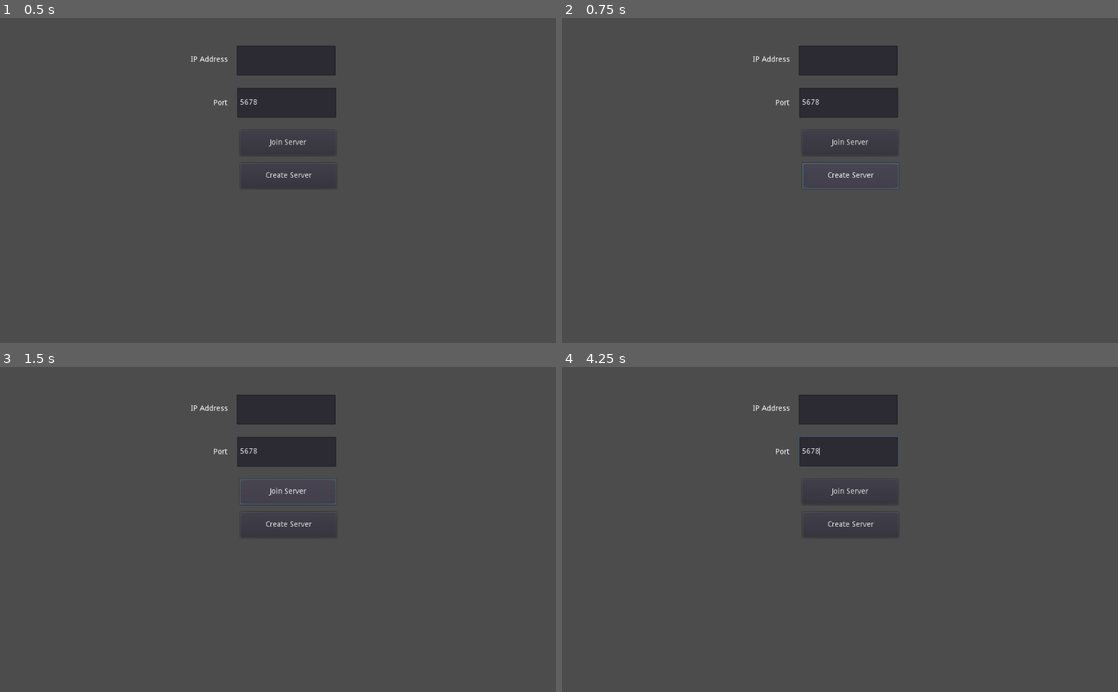
Above: before the commit, frames 1-4 (two rows, left to right).
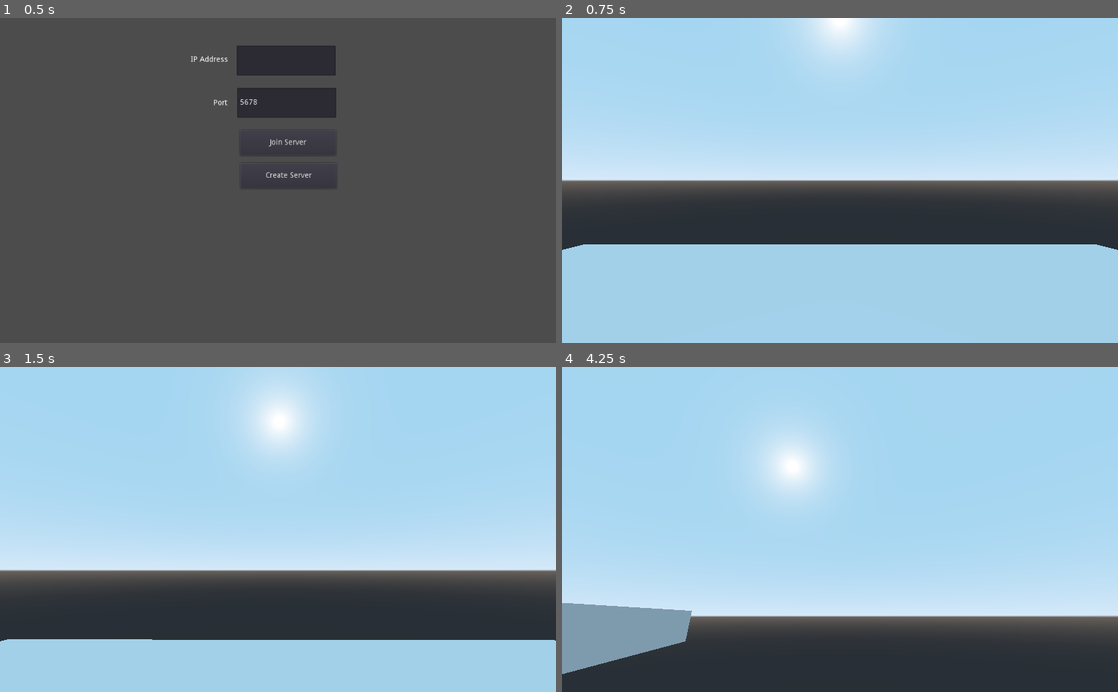
Above: after the commit, the same moments.

Repository: Hazematman/GodotFPS
Game: Godot game, scene res://scenes/MainMenu.tscn
Two runs of this game, one before a commit and one after it. Both use one fixed random seed, a clock stepped at 60 frames per second and the inputs below.
Inputs (mouse positions are in pixels of both pictures, inside the frame that each line leads up to):
- Up to frame 1 (0.5 s): no input
- Up to frame 2 (0.75 s): click "Create Server" at 0.5 s
- Up to frame 3 (1.5 s): click (289, 490) at 1.25 s, where only the run before the commit has a clickable "Join Server"
- Up to frame 4 (4.25 s): move the mouse to (962, 513) at 2.02 s; press the mouse at (962, 513) at 2.03 s; hold D (move_right) 2.03-2.78 s; tap Shift (run) at 2.3, 2.85, 3.8 s; move the mouse to (728, 545) at 2.77 s; release the mouse at (728, 545) at 2.78 s; hold S (move_backward) 2.78-3.53 s; click (728, 545) at 3.05 s; move the mouse to (895, 458) at 3.52 s; press the mouse at (895, 458) at 3.53 s; hold D (move_right) from 3.53 s (still down)

Frame 1 is identical in both runs. In frame 2, 95% of the frame differs, in the area x 0-100%, y 0-100%; in frame 3, 94%; in frame 4, 95%.

Commit message:
Update networking script to spawn other player

Diff:
--- a/scenes/MainMenu.tscn
+++ b/scenes/MainMenu.tscn
@@ -2,6 +2,6 @@
 
 [ext_resource path="res://scenes/Lobby.tscn" type="PackedScene" id=1]
 
-[node name="Node2D" type="Node2D"]
+[node name="MainMenu" type="Node2D"]
 
-[node name="Node2D" parent="." instance=ExtResource( 1 )]
+[node name="Lobby" parent="." instance=ExtResource( 1 )]
--- a/scenes/Player.tscn
+++ b/scenes/Player.tscn
@@ -1,8 +1,10 @@
-[gd_scene load_steps=3 format=2]
+[gd_scene load_steps=4 format=2]
 
 [ext_resource path="res://scripts/Player.gd" type="Script" id=1]
 
 [sub_resource type="CapsuleShape" id=1]
+
+[sub_resource type="CapsuleMesh" id=2]
 
 [node name="player" type="KinematicBody"]
 transform = Transform( 1, 0, 0, 0, 1, 0, 0, 0, 1, 0, 1.5, 0 )
@@ -13,4 +15,9 @@
 shape = SubResource( 1 )
 
 [node name="camera" type="Camera" parent="."]
-transform = Transform( 1, 0, 0, 0, 1, 0, 0, 0, 1, 0, 1, 0 )
+transform = Transform( 1, 0, 0, 0, 1, 0, 0, 0, 1, 0, 1, -0.929537 )
+
+[node name="MeshInstance" type="MeshInstance" parent="."]
+transform = Transform( 1, 0, 0, 0, -4.37114e-08, -1, 0, 1, -4.37114e-08, 0, 0, 0 )
+mesh = SubResource( 2 )
+material/0 = null
--- a/scenes/Spatial.tscn
+++ b/scenes/Spatial.tscn
@@ -1,15 +1,10 @@
-[gd_scene load_steps=4 format=2]
-
-[ext_resource path="res://scenes/Player.tscn" type="PackedScene" id=1]
+[gd_scene load_steps=3 format=2]
 
 [sub_resource type="CubeMesh" id=1]
 
 [sub_resource type="BoxShape" id=2]
 
 [node name="Spatial" type="Spatial"]
-
-[node name="Player" parent="." instance=ExtResource( 1 )]
-transform = Transform( 1, 0, 0, 0, 1, 0, 0, 0, 1, 0, 2.5, 0 )
 
 [node name="StaticBody" type="StaticBody" parent="."]
 transform = Transform( 10, 0, 0, 0, 1, 0, 0, 0, 10, 0, 0, 0 )
--- a/scripts/Networking.gd
+++ b/scripts/Networking.gd
@@ -7,6 +7,7 @@
 var connected : bool = false
 
 var players = {}
+var world : Node = null
 
 # Called when the node enters the scene tree for the first time.
 func _ready():
@@ -25,14 +26,34 @@
 	if get_tree().has_network_peer():
 		get_tree().network_peer = null
 
-func create_server(port : int, players : int = 4) -> void:
+func add_player(id : int) -> void:
+	if world == null:
+		set_gameworld(get_tree().get_network_unique_id())
+
+	var me : Node = load("res://scenes/Player.tscn").instance()
+	me.name = str(id)
+	me.set_network_master(id)
+	world.add_child(me)
+
+func set_gameworld(id : int) -> void:
+	if world == null:
+		# Load game world and switch to it
+		world = load("res://scenes/Spatial.tscn").instance()
+		get_tree().get_root().add_child(world)
+		get_tree().get_root().get_node("MainMenu").hide()
+
+func create_server(port : int, maximumPlayers : int = 4) -> void:
 	currentIP = "localhost"
 	currentPort = port
-	maxPlayers = players
+	maxPlayers = maximumPlayers
 	print("Creating Server at %d" % currentPort)
 	var peer = NetworkedMultiplayerENet.new()
 	peer.create_server(currentPort, maxPlayers)
 	get_tree().network_peer = peer
+
+	connected = true
+	set_gameworld(get_tree().get_network_unique_id())
+	add_player(get_tree().get_network_unique_id())
 
 func join_server(ip : String, port : int) -> void:
 	currentIP = ip
@@ -44,6 +65,9 @@
 
 func _connected_to_server() -> void:
 	connected = true
+	print("Connected")
+	set_gameworld(get_tree().get_network_unique_id())
+	add_player(get_tree().get_network_unique_id())
 
 func _connection_failed() -> void:
 	reset_network_connection()
@@ -51,11 +75,12 @@
 func _server_disconnected() -> void:
 	reset_network_connection()
 
-func _player_connected(id) -> void:
+func _player_connected(id : int) -> void:
 	print("Player %d has connected" % id)
+	add_player(id)
 
-func _player_disconnected(id) -> void:
-	pass
+func _player_disconnected(id : int) -> void:
+	players.erase(id)
 
 func instance_node_at_location(node: Object, parent: Object, location: Vector2) -> Object:
 	var node_instance = instance_node(node, parent)
--- a/scripts/Player.gd
+++ b/scripts/Player.gd
@@ -11,60 +11,81 @@
 var sprintFactor : float = 2.0
 var velocity : Vector3 = Vector3()
 
-onready var camera = $camera
+puppet var puppetPosition = Vector3()
+puppet var puppetVelocity = Vector3()
 
-# Called when the node enters the scene tree for the first time.
+onready var camera : Camera = $camera
+
 func _ready():
-	Input.set_mouse_mode(Input.MOUSE_MODE_CAPTURED)
+	if is_network_master():
+		print("Master")
+		Input.set_mouse_mode(Input.MOUSE_MODE_CAPTURED)
+		camera.set_current(true)
+	else:
+		camera.set_current(false)
+		print("Not master")
+
+	puppetPosition = Vector3(0, 2.75, 0)
 
 func _input(event):
-	if event is InputEventMouseMotion:
-		mouseRelative = event.relative
-	elif Input.is_action_pressed("ui_cancel"):
-		Input.set_mouse_mode(Input.MOUSE_MODE_VISIBLE)
-	elif Input.is_action_pressed("fire"):
-		Input.set_mouse_mode(Input.MOUSE_MODE_CAPTURED)
+	if is_network_master():
+		if event is InputEventMouseMotion:
+			mouseRelative = event.relative
+		elif Input.is_action_pressed("ui_cancel"):
+			Input.set_mouse_mode(Input.MOUSE_MODE_VISIBLE)
+		elif Input.is_action_pressed("fire"):
+			Input.set_mouse_mode(Input.MOUSE_MODE_CAPTURED)
 
 func _physics_process(delta):
-	var forward = global_transform.basis.z
-	var right = global_transform.basis.x
-	var speedMultipler = 1.0
+	if is_network_master():
+		var forward = global_transform.basis.z
+		var right = global_transform.basis.x
+		var speedMultipler = 1.0
 
-	velocity.x = 0
-	velocity.z = 0
+		velocity.x = 0
+		velocity.z = 0
 
-	var movementDir = Vector3()
-	if Input.is_action_pressed("move_forward"):
-		movementDir.z = -1
-	elif Input.is_action_pressed("move_backward"):
-		movementDir.z = 1
+		var movementDir = Vector3()
+		if Input.is_action_pressed("move_forward"):
+			movementDir.z = -1
+		elif Input.is_action_pressed("move_backward"):
+			movementDir.z = 1
 
-	if Input.is_action_pressed("move_right"):
-		movementDir.x = 1
-	elif Input.is_action_pressed("move_left"):
-		movementDir.x = -1
+		if Input.is_action_pressed("move_right"):
+			movementDir.x = 1
+		elif Input.is_action_pressed("move_left"):
+			movementDir.x = -1
 
-	if Input.is_action_pressed("run"):
-		speedMultipler = sprintFactor
+		if Input.is_action_pressed("run"):
+			speedMultipler = sprintFactor
 
-	movementDir = (movementDir.z * forward) + (movementDir.x * right)
-	movementDir = movementDir.normalized()
+		movementDir = (movementDir.z * forward) + (movementDir.x * right)
+		movementDir = movementDir.normalized()
 
-	var movementSpeed = speedMultipler * speed * delta * movementDir
+		var movementSpeed = speedMultipler * speed * delta * movementDir
 
-	velocity.x = movementSpeed.x
-	velocity.z = movementSpeed.z
-	velocity.y -= gravity * delta
+		velocity.x = movementSpeed.x
+		velocity.z = movementSpeed.z
+		velocity.y -= gravity * delta
 
-	velocity = move_and_slide(velocity, Vector3.UP)
+		velocity = move_and_slide(velocity, Vector3.UP)
 
 # Called every frame. 'delta' is the elapsed time since the previous frame.
 func _process(delta):
-	# rotate the camera along the x axis
-	camera.rotation_degrees.x -= mouseRelative.y * lookSensitivity * delta
-	# clamp camera x rotation axis
-	camera.rotation_degrees.x = clamp(camera.rotation_degrees.x, minLookAngle, maxLookAngle)
-	# rotate the player along their y-axis
-	rotation_degrees.y -= mouseRelative.x * lookSensitivity * delta
-	# reset the mouseDelta vector
-	mouseRelative = Vector2()
+	if is_network_master():
+		# rotate the camera along the x axis
+		camera.rotation_degrees.x -= mouseRelative.y * lookSensitivity * delta
+		# clamp camera x rotation axis
+		camera.rotation_degrees.x = clamp(camera.rotation_degrees.x, minLookAngle, maxLookAngle)
+		# rotate the player along their y-axis
+		rotation_degrees.y -= mouseRelative.x * lookSensitivity * delta
+		# reset the mouseDelta vector
+		mouseRelative = Vector2()
+
+		var position : Vector3 = translation
+
+		#print("I am %d calling to %s" % [get_tree().get_network_unique_id(), name])
+		rset("puppetPosition", position)
+		rset("puppetVelocity", velocity)
+	else:
+		translation = puppetPosition
